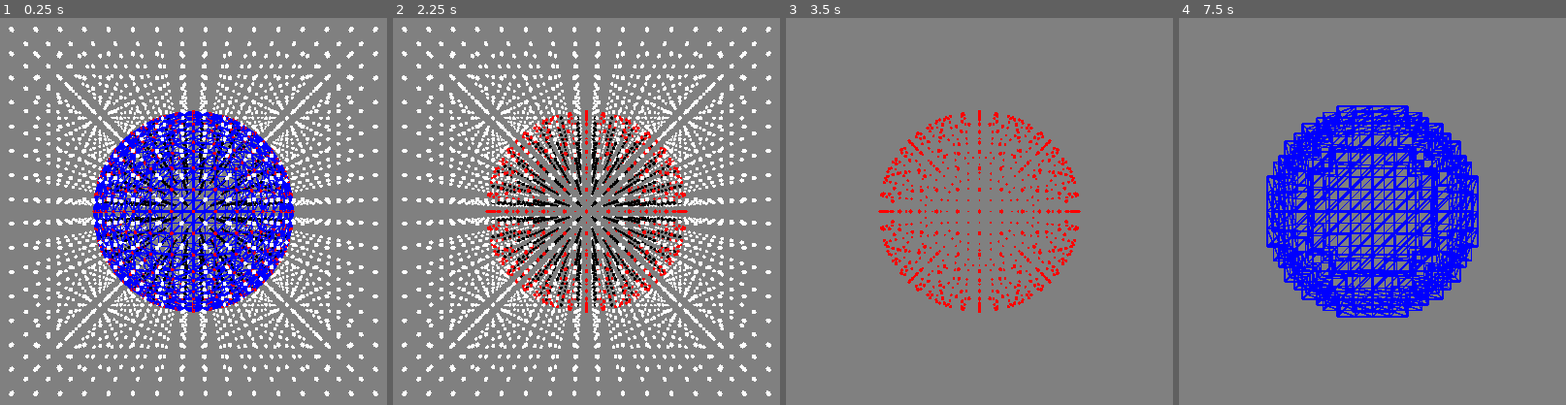
Above: before the commit, frames 1-4 (left to right).
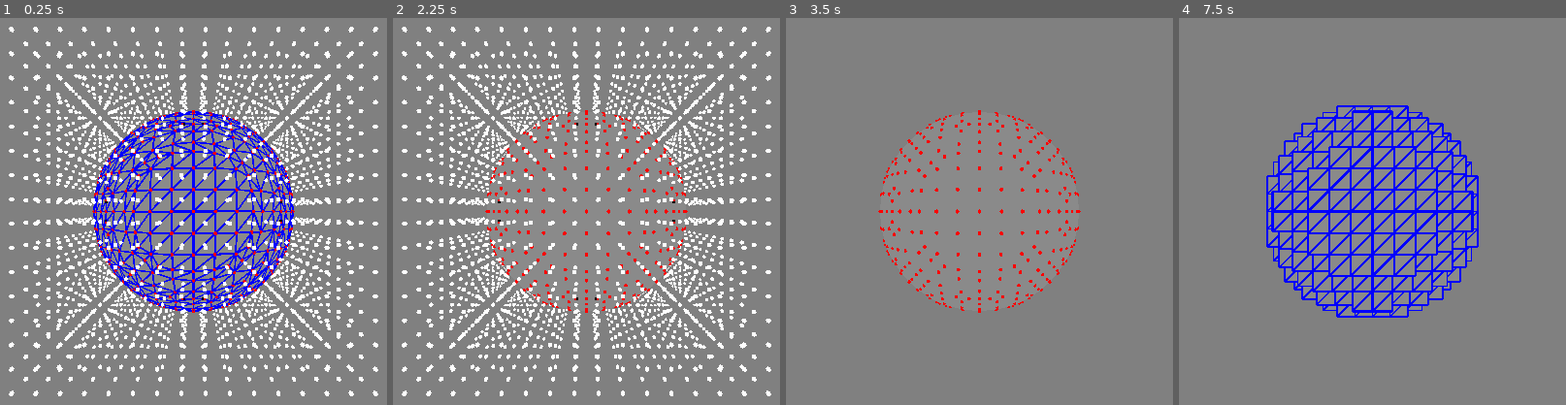
Above: after the commit, the same moments.

Repository: PierreBeur/naive-surface-nets-3d
Game: Godot game, scene res://scenes/main.tscn
Two runs of this game, one before a commit and one after it. Both use one fixed random seed, a clock stepped at 60 frames per second and the inputs below.
Inputs (mouse positions are in pixels of both pictures, inside the frame that each line leads up to):
- Up to frame 1 (0.25 s): no input
- Up to frame 2 (2.25 s): tap Enter at 0.5, 2 s; move the mouse to (756, 188) at 0.52 s; hold 4 (toggle_interpolation) 0.53-1.28 s; click (756, 188) at 0.67 s; tap Space at 1.25 s; move the mouse to (431, 234) at 1.27 s; tap 4 (toggle_interpolation) at 1.35 s; click (431, 234) at 1.42 s; move the mouse to (663, 114) at 2.02 s; hold 3 (toggle_show_edges) from 2.03 s (still down); click (663, 114) at 2.17 s
- Up to frame 3 (3.5 s): tap 4 (toggle_interpolation) at 2.3, 3.05 s; tap Space at 2.75 s; move the mouse to (940, 300) at 2.77 s; release 3 (toggle_show_edges) at 2.78 s; tap 1 (toggle_show_grid_points) at 2.85 s; click (940, 300) at 2.92 s
- Up to frame 4 (7.5 s): tap Enter at 3.5 s; move the mouse to (outside the picture) at 3.52 s; hold 2 (toggle_show_vertices) 3.53-4.28 s; click (outside the picture) at 3.67 s; tap 4 (toggle_interpolation) at 3.8, 4.55, 5.3, 5.85 s; tap Space at 4.25 s; move the mouse to (outside the picture) at 4.27 s; tap Mouse wheel up (zoom_in) at 4.35 s; click (outside the picture) at 4.42 s; move the mouse to (1411, 211) at 5.02 s; hold Mouse wheel down (zoom_out) 5.03-5.78 s; click (1411, 211) at 5.17 s; move the mouse to (1256, 103) at 5.77 s; click (1256, 103) at 5.92 s; move the mouse to (1542, 188) at 6.52 s; hold 4 (toggle_interpolation) 6.53-7.28 s; click (1542, 188) at 6.67 s; move the mouse to (1217, 234) at 7.27 s; tap 3 (toggle_show_edges) at 7.35 s; click (1217, 234) at 7.42 s

The runs differ from the first frame. In frame 1, 7.1% of the frame differs, in the area x 24-76%, y 24-76%; in frame 2, 6.5%; in frame 3, 1.6%; in frame 4, 8.8%, in the area x 23-77%, y 23-77%.

Commit message:
Add mesh generation

Diff:
--- a/scripts/main.gd
+++ b/scripts/main.gd
@@ -107,6 +107,7 @@
 	# Create vertices and edges
 	vertices.clear()
 	edges.clear()
+	var mesh_quad_indices := []
 	for x in cell_resolution:
 		for y in cell_resolution:
 			for z in cell_resolution:
@@ -138,10 +139,10 @@
 						var value_b : float = cell_grid_points[edge_index[1]].w
 						var sign_a := signf(value_a)
 						var sign_b := signf(value_b)
-						cell_grid_edges.append(sign_a != sign_b)
+						cell_grid_edges.append([sign_a != sign_b, sign_a > sign_b])
 					for i in len(cell_grid_edges):
 						# If edge has sign change
-						if cell_grid_edges[i]:
+						if cell_grid_edges[i][0]:
 							match i:
 								0:
 									edges.append([Vector3i(x, y, z), Vector3i(x, y, z-1)])
@@ -149,18 +150,51 @@
 									edges.append([Vector3i(x, y, z), Vector3i(x, y-1, z-1)])
 									edges.append([Vector3i(x, y, z-1), Vector3i(x, y-1, z-1)])
 									edges.append([Vector3i(x, y-1, z), Vector3i(x, y-1, z-1)])
+									var quad_indices := [
+										Vector3i(x, y, z),
+										Vector3i(x, y-1, z-1),
+										Vector3i(x, y-1, z),
+										Vector3i(x, y, z),
+										Vector3i(x, y, z-1),
+										Vector3i(x, y-1, z-1)
+									]
+									if cell_grid_edges[i][1]:
+										quad_indices.reverse()
+									mesh_quad_indices.append(quad_indices)
 								3:
 									edges.append([Vector3i(x, y, z), Vector3i(x-1, y, z)])
 									edges.append([Vector3i(x, y, z), Vector3i(x, y, z-1)])
 									edges.append([Vector3i(x, y, z), Vector3i(x-1, y, z-1)])
 									edges.append([Vector3i(x-1, y, z), Vector3i(x-1, y, z-1)])
 									edges.append([Vector3i(x, y, z-1), Vector3i(x-1, y, z-1)])
+									var quad_indices := [
+										Vector3i(x, y, z),
+										Vector3i(x-1, y, z-1),
+										Vector3i(x, y, z-1),
+										Vector3i(x, y, z),
+										Vector3i(x-1, y, z),
+										Vector3i(x-1, y, z-1)
+									]
+									if not cell_grid_edges[i][1]:
+										quad_indices.reverse()
+									mesh_quad_indices.append(quad_indices)
 								8:
 									edges.append([Vector3i(x, y, z), Vector3i(x, y-1, z)])
 									edges.append([Vector3i(x, y, z), Vector3i(x-1, y, z)])
 									edges.append([Vector3i(x, y, z), Vector3i(x-1, y-1, z)])
 									edges.append([Vector3i(x, y-1, z), Vector3i(x-1, y-1, z)])
 									edges.append([Vector3i(x-1, y, z), Vector3i(x-1, y-1, z)])
+									var quad_indices := [
+										Vector3i(x, y, z),
+										Vector3i(x-1, y-1, z),
+										Vector3i(x-1, y, z),
+										Vector3i(x, y, z),
+										Vector3i(x, y-1, z),
+										Vector3i(x-1, y-1, z)
+									]
+									if cell_grid_edges[i][1]:
+										quad_indices.reverse()
+									mesh_quad_indices.append(quad_indices)
 					# Approximate position of zero value along edges with sign change
 					var cell_grid_edge_zeroes := []
 					for edge_index in EDGE_INDICES:
@@ -192,6 +226,18 @@
 					var position := get_vertex_position_3i(x, y ,z)
 					var vertex := Vector4(position.x, position.y, position.z, false)
 					vertices.append(vertex)
+	# Create mesh
+	var st = SurfaceTool.new()
+	st.begin(Mesh.PRIMITIVE_TRIANGLES)
+	for quad_indices in mesh_quad_indices:
+		for index in quad_indices:
+			var vertex : Vector4 = vertices[get_vertex_index_3dvi(index)]
+			var position := v4_to_v3(vertex)
+			st.add_vertex(position)
+	st.index()
+	st.generate_normals()
+	mesh.set_mesh(st.commit())
+
 
 # Draws grid points, vertices, and edges
 func draw() -> void:
